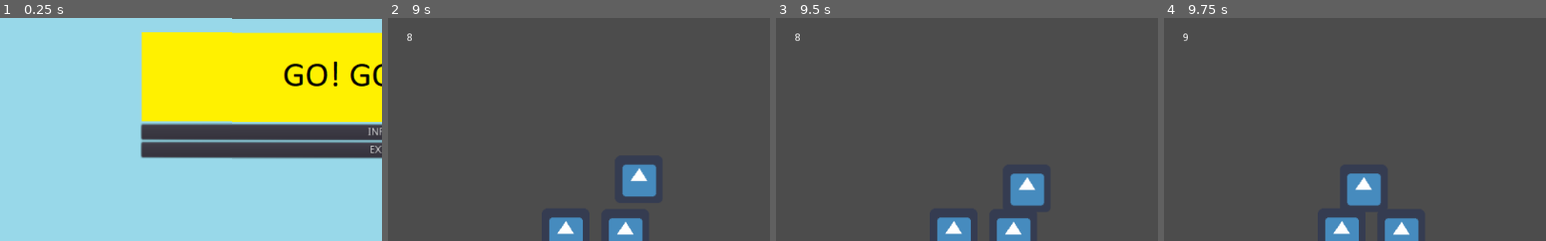
Above: before the commit, frames 1-4 (left to right).
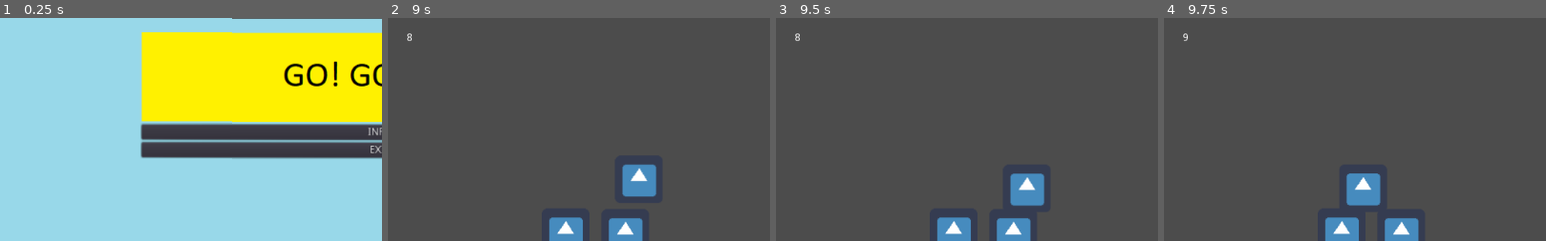
Above: after the commit, the same moments.

Repository: TheSpaceManSplatt/Game_Jam
Game: Godot game, scene res://MENUS/main menu.tscn
The game is run twice, just before and just after one commit, with the same random seed, the same clock (stepped at 60 frames per second) and the same inputs. The engine's default icon, where the game draws it, is replaced by a stand-in: a white triangle on a blue panel in a dark square.
Inputs (mouse positions are % of the whole screen's width and height, from its top left):
- Up to frame 1 (0.25 s): no input
- Up to frame 2 (9 s): click (50, 13) at 0.5 s; tap Enter at 1.25, 6.5 s; move the mouse to (12, 46) at 1.27 s; hold Right (steer_right) 1.28-2.03 s; tap Space (enter_car) at 1.35, 2.1, 2.85, 3.6, 4.25, 4.35, 5.1, 5.85, 6.6, 7.35, 8.1, 8.85 s; move the mouse to (30, 55) at 2.02 s; hold Down (drive_backward) 2.03-2.78 s; move the mouse to (60, 28) at 2.77 s; hold Right (steer_right) 2.78-3.53 s; move the mouse to (45, 70) at 3.52 s; hold Up (drive_forward) 3.53-4.28 s; move the mouse to (80, 65) at 4.27 s; hold Left (steer_left) 4.28-5.78 s; move the mouse to (20, 35) at 5.02 s; move the mouse to (55, 50) at 5.77 s; hold Down (drive_backward) 5.78-6.53 s; move the mouse to (35, 25) at 6.52 s; hold Right (steer_right) 6.53-7.28 s; move the mouse to (72, 45) at 7.27 s; hold Up (drive_forward) 7.28-8.03 s; move the mouse to (30, 55) at 8.02 s; hold Right (steer_right) 8.03-8.78 s; move the mouse to (60, 28) at 8.77 s; hold Down (drive_backward) from 8.78 s (still down)
- Up to frame 3 (9.5 s): keep holding Down (drive_backward)
- Up to frame 4 (9.75 s): tap Space (enter_car) at 9.5, 9.6 s; move the mouse to (45, 70) at 9.52 s; release Down (drive_backward) at 9.53 s; hold Left (steer_left) from 9.53 s (still down)
The pictures show only the part of the screen within x 0-50%, y 0-50%; the shares and areas given below are measured in that part.

Frames 1-3 are identical in both runs. In frame 4, 0.1% of the frame differs, in the area x 47-57%, y 69-85%.
Error before the commit: Attempt to call function 'remove_child' in base 'null instance' on a null instance. (res://Everything)

Commit message:
need better fix
the player doesn't know which car to get into when there are multiple

Diff:
--- a/Everything Else/Valet.gd
+++ b/Everything Else/Valet.gd
@@ -24,7 +24,9 @@
 
 	for body in bodies:
 		#let the hit the floor
+		#@todo add dirction to the playre so they get into the right car
 		if( "Car" in body.get_name()  ):
 			print( body._get_car_info() )
 			body._set_car_occupied("Player")
 			get_parent().remove_child(self)
+			break
--- a/Everything Else/World.gd
+++ b/Everything Else/World.gd
@@ -25,10 +25,26 @@
 	#chance of removing a new car will go up with how many cars are in play
 	var add_car = randi()%11+1
 	var remove_car = randi()%11+1
+	var list_childs = get_children()
+	var car_list
+
 	if( add_car > 5 ):
 		#@todo link to car_area
 		print("make new car")
 	if( remove_car > 5 ):
 		#@todo link to car_area
 		print("remove car")
+		car_list = get_car_list()
+		print( car_list[randi() % car_list.size()] )
 	pass
+
+
+
+func get_car_list():
+	var car_list = []
+	var children = get_children()
+	for child in children:
+		if( "Car" in child.get_name() ):
+			car_list.append( child )
+
+	return car_list
